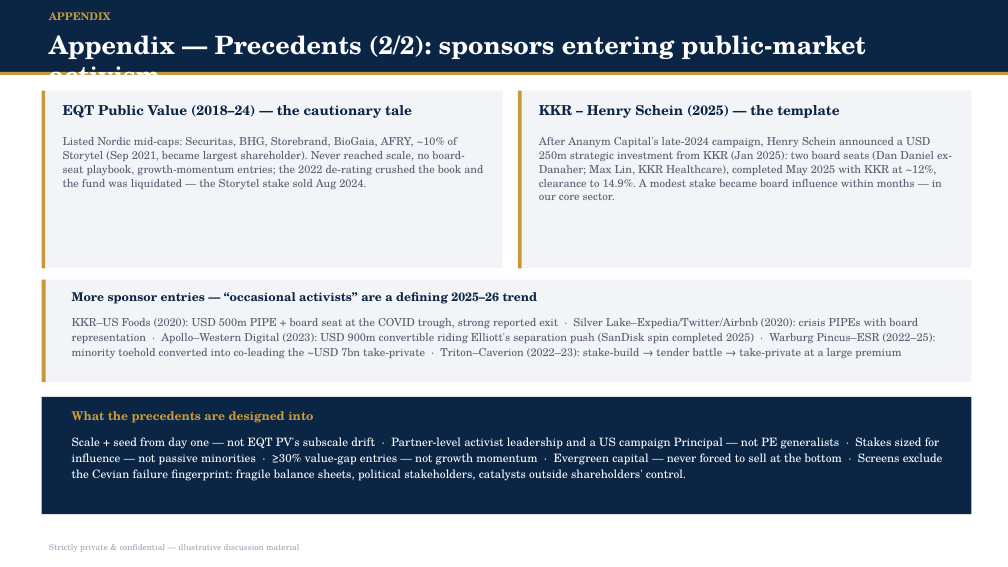
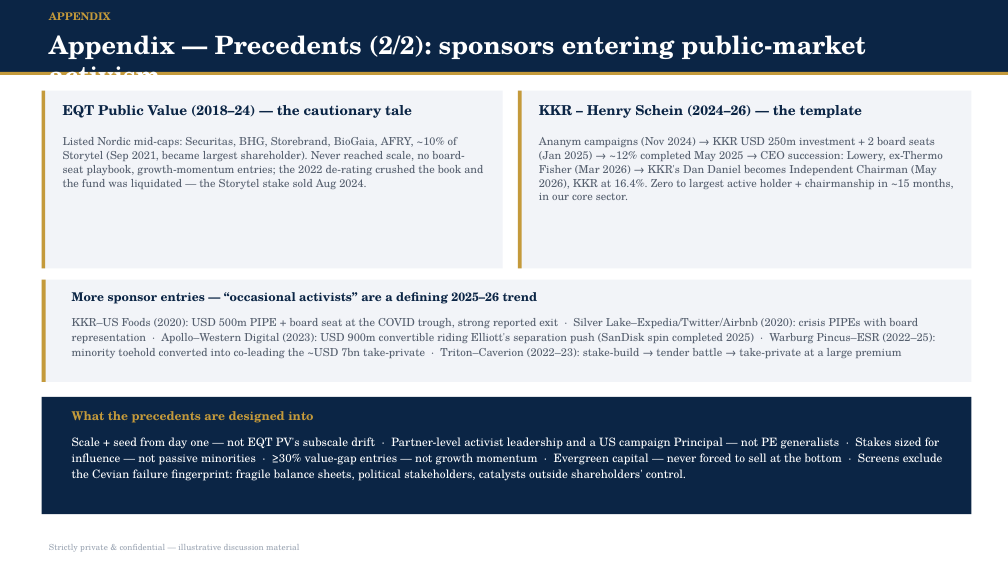
Before and after one commit to knutnyman/knutnyman, a slide deck: slide 18 of nordic-capital-activism-pitch/Nordic_Capital_Engaged_Equities_Deck.pptx. Drawn at 1008x567 pixels with LibreOffice and Linux fonts; fonts in the diff are those of the drawing. Boxes give left, top, right and bottom in pixels: in the first picture for what was removed or moved away, otherwise in the second. Text is boxed around its words. In the diff, an @@ line names an element or a change of style, - is before the commit and + after.

```diff
--- a/nordic-capital-activism-pitch/Nordic_Capital_Engaged_Equities_Deck.pptx
+++ b/nordic-capital-activism-pitch/Nordic_Capital_Engaged_Equities_Deck.pptx
@@ text at (539,105,862,118): text changed @@
-KKR – Henry Schein (2025) — the template
+KKR – Henry Schein (2024–26) — the template
@@ text at (539,137,954,200): text changed @@
-After Ananym Capital's late-2024 campaign, Henry Schein announced a USD 250m strategic investment from KKR (Jan 2025): two board seats (Dan Daniel ex-Danaher; Max Lin, KKR Healthcare), completed May 2025 with KKR at ~12%, clearance to 14.9%. A modest stake became board influence within months — in our core sector.
+Ananym campaigns (Nov 2024) → KKR USD 250m investment + 2 board seats (Jan 2025) → ~12% completed May 2025 → CEO succession: Lowery, ex-Thermo Fisher (Mar 2026) → KKR's Dan Daniel becomes Independent Chairman (May 2026), KKR at 16.4%. Zero to largest active holder + chairmanship in ~15 months, in our core sector.
```
Also in this commit, not shown: 1 other slide changed, 3 other files.
